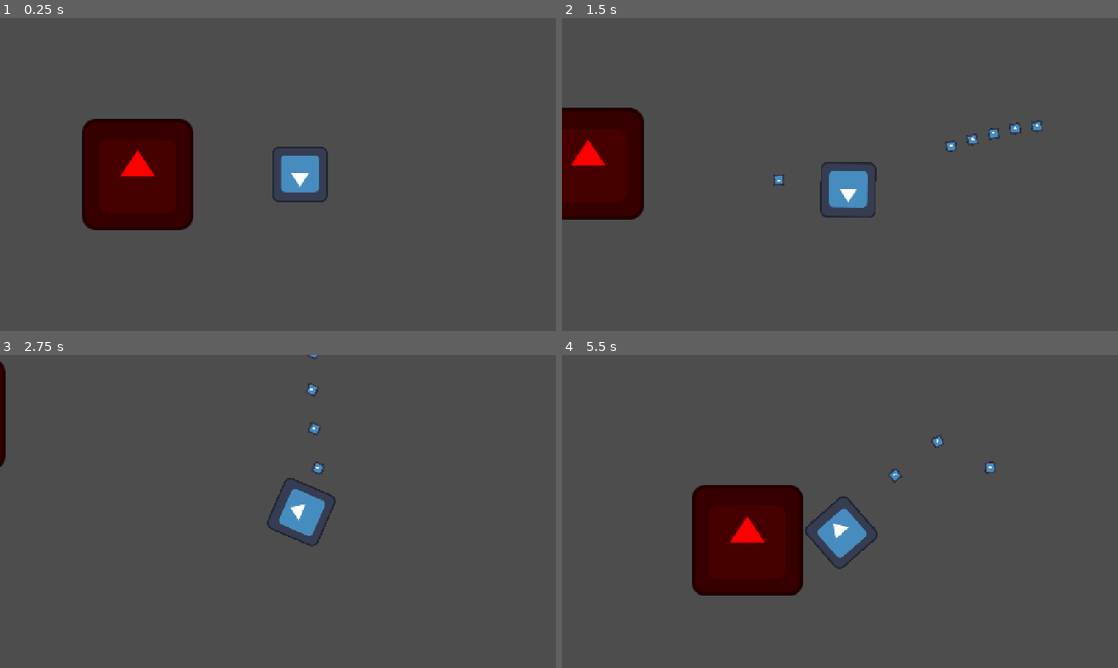
Above: before the commit, frames 1-4 (two rows, left to right).
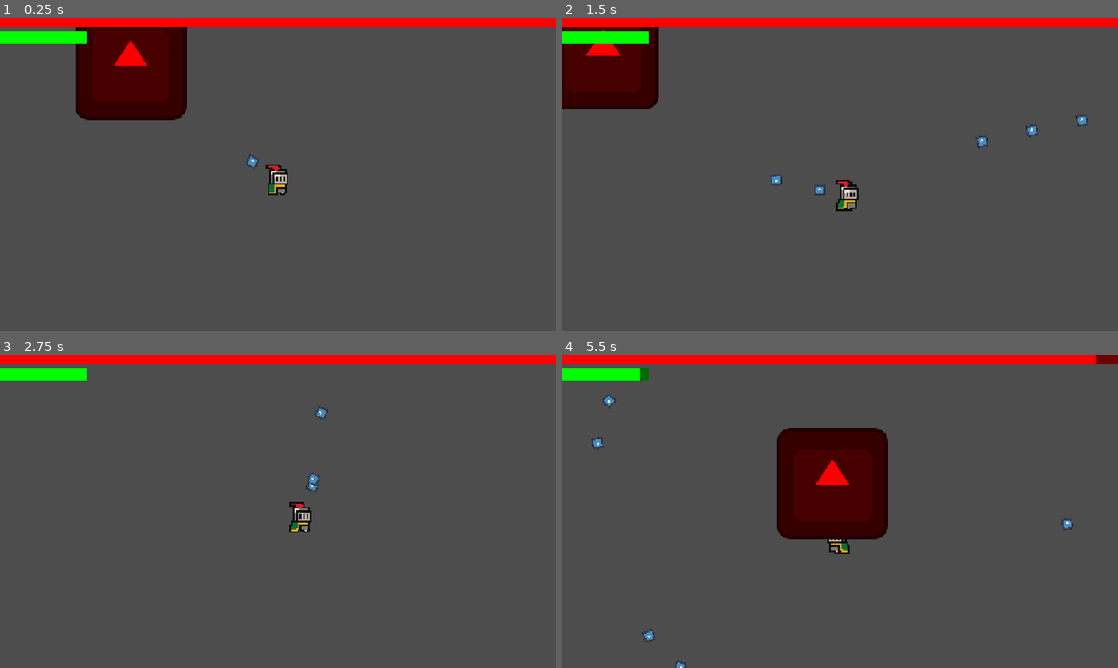
Above: after the commit, the same moments.

Repository: andyhi93/godot-FSM-boss-template
Game: Godot game, scene res://Scenes/Main.tscn
The game is run twice, just before and just after one commit, with the same random seed, the same clock (stepped at 60 frames per second) and the same inputs. The engine's default icon, where the game draws it, is replaced by a stand-in: a white triangle on a blue panel in a dark square.
Inputs (mouse positions are in pixels of both pictures, inside the frame that each line leads up to):
- Up to frame 1 (0.25 s): no input
- Up to frame 2 (1.5 s): move the mouse to (962, 158) at 0.52 s; press the mouse at (962, 158) at 0.53 s; hold D (move_right) 0.53-1.28 s; move the mouse to (728, 190) at 1.27 s; release the mouse at (728, 190) at 1.28 s; hold S (move_down) from 1.28 s (still down); click (728, 190) at 1.35 s
- Up to frame 3 (2.75 s): move the mouse to (333, 442) at 2.02 s; release S (move_down) at 2.03 s; press the mouse at (333, 442) at 2.03 s; hold D (move_right) from 2.03 s (still down)
- Up to frame 4 (5.5 s): move the mouse to (812, 574) at 2.77 s; release D (move_right) at 2.78 s; release the mouse at (812, 574) at 2.78 s; hold W (move_up) 2.78-3.53 s; click (812, 574) at 2.85 s; move the mouse to (1006, 558) at 3.52 s; press the mouse at (1006, 558) at 3.53 s; hold A (move_left) 3.53-5.03 s; move the mouse to (673, 464) at 4.27 s; release the mouse at (673, 464) at 4.28 s; click (673, 464) at 4.35 s; move the mouse to (867, 511) at 5.02 s; press the mouse at (867, 511) at 5.03 s; hold S (move_down) from 5.03 s (still down)

The runs differ from the first frame. In frame 1, 18% of the frame differs, in the area x 0-100%, y 0-68%; in frame 2, 14%; in frame 3, 5.1%; in frame 4, 17%.

Commit message:
HSM & UI

Diff:
--- a/Scenes/Main.tscn
+++ b/Scenes/Main.tscn
@@ -2,11 +2,50 @@
 
 [ext_resource type="PackedScene" uid="uid://c7upmmrk4j7so" path="res://Scenes/boss.tscn" id="1_idj7w"]
 [ext_resource type="PackedScene" uid="uid://cmkpru6ru31cg" path="res://Scenes/player.tscn" id="2_kln2b"]
+[ext_resource type="Script" uid="uid://cdhpo2pyxqdss" path="res://Scripts/UI.gd" id="3_kln2b"]
+
+[sub_resource type="StyleBoxFlat" id="StyleBoxFlat_rgh2o"]
+bg_color = Color(3.2488256e-07, 0.42240003, 6.738305e-07, 1)
+
+[sub_resource type="StyleBoxFlat" id="StyleBoxFlat_pbw6q"]
+bg_color = Color(0, 1, 0, 1)
+
+[sub_resource type="StyleBoxFlat" id="StyleBoxFlat_v1gob"]
+bg_color = Color(0.42961916, 7.70092e-07, 3.6098064e-07, 1)
+
+[sub_resource type="StyleBoxFlat" id="StyleBoxFlat_jw32o"]
+bg_color = Color(1, 0, 0, 1)
 
 [node name="Main" type="Node2D" unique_id=2003695969]
+
+[node name="Player" parent="." unique_id=1932012002 instance=ExtResource("2_kln2b")]
+position = Vector2(715, 356)
 
 [node name="Boss" parent="." unique_id=1474349574 instance=ExtResource("1_idj7w")]
 position = Vector2(376, 103)
 
-[node name="Player" parent="." unique_id=1932012002 instance=ExtResource("2_kln2b")]
-position = Vector2(376, 103)
+[node name="CanvasLayer" type="CanvasLayer" parent="." unique_id=1577881865 node_paths=PackedStringArray("player", "boss")]
+script = ExtResource("3_kln2b")
+player = NodePath("../Player")
+boss = NodePath("../Boss")
+
+[node name="PlayerHealthBar" type="ProgressBar" parent="CanvasLayer" unique_id=954360226]
+offset_top = 30.0
+offset_right = 200.0
+offset_bottom = 60.0
+theme_override_styles/background = SubResource("StyleBoxFlat_rgh2o")
+theme_override_styles/fill = SubResource("StyleBoxFlat_pbw6q")
+max_value = 10.0
+value = 10.0
+show_percentage = false
+
+[node name="BossHealthBar" type="ProgressBar" parent="CanvasLayer" unique_id=271212982]
+custom_minimum_size = Vector2(0, 20)
+anchors_preset = 10
+anchor_right = 1.0
+offset_bottom = 1.0
+grow_horizontal = 2
+theme_override_styles/background = SubResource("StyleBoxFlat_v1gob")
+theme_override_styles/fill = SubResource("StyleBoxFlat_jw32o")
+value = 100.0
+show_percentage = false
--- a/Scenes/boss.tscn
+++ b/Scenes/boss.tscn
@@ -2,13 +2,21 @@
 
 [ext_resource type="Texture2D" uid="uid://dy1oqeyan4vbj" path="res://icon.svg" id="1_0154r"]
 [ext_resource type="Script" uid="uid://cb6te6sbpig3e" path="res://Scripts/Boss/boss.gd" id="1_wwfse"]
+[ext_resource type="Script" uid="uid://b8bw3wd84i1w2" path="res://Scripts/Boss/Shooter.gd" id="3_qtle2"]
 [ext_resource type="Script" uid="uid://duw6eu3lt4g7m" path="res://Scripts/FSM/IdleState.gd" id="4_ukjjc"]
+[ext_resource type="PackedScene" uid="uid://b1ffqx8v7b1dc" path="res://Scenes/bullet.tscn" id="4_yq25j"]
 [ext_resource type="Script" uid="uid://25f4q8q40yat" path="res://Scripts/FSM/DashState.gd" id="5_n725y"]
+[ext_resource type="Script" uid="uid://dv1h1asx1c064" path="res://Scripts/FSM/ShootState.gd" id="7_odcco"]
 
 [sub_resource type="RectangleShape2D" id="RectangleShape2D_wwfse"]
 size = Vector2(250, 250)
 
-[node name="Boss" type="CharacterBody2D" unique_id=1474349574]
+[sub_resource type="CircleShape2D" id="CircleShape2D_qtle2"]
+radius = 150.0
+
+[node name="Boss" type="CharacterBody2D" unique_id=1474349574 groups=["Enemy"]]
+collision_layer = 2
+collision_mask = 0
 script = ExtResource("1_wwfse")
 
 [node name="Sprite2D" type="Sprite2D" parent="." unique_id=1095612588]
@@ -16,10 +24,17 @@
 scale = Vector2(2, 2)
 texture = ExtResource("1_0154r")
 
-[node name="AnimationPlayer" type="AnimationPlayer" parent="." unique_id=481567195]
+[node name="Shooter" type="Marker2D" parent="." unique_id=909482737]
+script = ExtResource("3_qtle2")
+bullet_scene = ExtResource("4_yq25j")
 
 [node name="CollisionShape2D" type="CollisionShape2D" parent="." unique_id=650533861]
 shape = SubResource("RectangleShape2D_wwfse")
+
+[node name="DamageAura" type="Area2D" parent="." unique_id=421544507]
+
+[node name="CollisionShape2D" type="CollisionShape2D" parent="DamageAura" unique_id=1025862457]
+shape = SubResource("CircleShape2D_qtle2")
 
 [node name="States" type="Node2D" parent="." unique_id=658789272]
 
@@ -28,3 +43,8 @@
 
 [node name="Dash" type="Node2D" parent="States" unique_id=197187039]
 script = ExtResource("5_n725y")
+
+[node name="Shoot" type="Node2D" parent="States" unique_id=1472722649]
+script = ExtResource("7_odcco")
+
+[connection signal="body_entered" from="DamageAura" to="." method="_on_damage_aura_body_entered"]
--- a/Scenes/bullet.tscn
+++ b/Scenes/bullet.tscn
@@ -7,7 +7,12 @@
 size = Vector2(25, 25)
 
 [node name="Bullet" type="Area2D" unique_id=1125677783]
+collision_layer = 0
+collision_mask = 3
 script = ExtResource("1_oduel")
+speed = 1000.0
+damage = 1
+lifespan = 10.0
 
 [node name="Sprite2D" type="Sprite2D" parent="." unique_id=627521792]
 scale = Vector2(0.2, 0.2)
--- a/Scenes/player.tscn
+++ b/Scenes/player.tscn
@@ -3,22 +3,198 @@
 [ext_resource type="Script" uid="uid://desdv4yi0fhsf" path="res://Scripts/Player.gd" id="1_cvnsp"]
 [ext_resource type="Texture2D" uid="uid://dy1oqeyan4vbj" path="res://icon.svg" id="1_v0iea"]
 [ext_resource type="PackedScene" uid="uid://b1ffqx8v7b1dc" path="res://Scenes/bullet.tscn" id="2_6t5aa"]
+[ext_resource type="Texture2D" uid="uid://cglihy1a82lpk" path="res://Resources/knight.png" id="3_6t5aa"]
+[ext_resource type="Script" uid="uid://cxvwsfm4deo6f" path="res://Scripts/FSM/CommonState.gd" id="5_fkybt"]
+
+[sub_resource type="AtlasTexture" id="AtlasTexture_3smsa"]
+atlas = ExtResource("3_6t5aa")
+region = Rect2(0, 0, 32, 32)
+
+[sub_resource type="AtlasTexture" id="AtlasTexture_8erm5"]
+atlas = ExtResource("3_6t5aa")
+region = Rect2(32, 0, 32, 32)
+
+[sub_resource type="AtlasTexture" id="AtlasTexture_f1ek2"]
+atlas = ExtResource("3_6t5aa")
+region = Rect2(64, 0, 32, 32)
+
+[sub_resource type="AtlasTexture" id="AtlasTexture_tx1dd"]
+atlas = ExtResource("3_6t5aa")
+region = Rect2(96, 0, 32, 32)
+
+[sub_resource type="AtlasTexture" id="AtlasTexture_gymyn"]
+atlas = ExtResource("3_6t5aa")
+region = Rect2(0, 64, 32, 32)
+
+[sub_resource type="AtlasTexture" id="AtlasTexture_pu2lt"]
+atlas = ExtResource("3_6t5aa")
+region = Rect2(32, 64, 32, 32)
+
+[sub_resource type="AtlasTexture" id="AtlasTexture_ukyrk"]
+atlas = ExtResource("3_6t5aa")
+region = Rect2(64, 64, 32, 32)
+
+[sub_resource type="AtlasTexture" id="AtlasTexture_7dp3o"]
+atlas = ExtResource("3_6t5aa")
+region = Rect2(96, 64, 32, 32)
+
+[sub_resource type="AtlasTexture" id="AtlasTexture_h4iuc"]
+atlas = ExtResource("3_6t5aa")
+region = Rect2(128, 64, 32, 32)
+
+[sub_resource type="AtlasTexture" id="AtlasTexture_fd4e3"]
+atlas = ExtResource("3_6t5aa")
+region = Rect2(160, 64, 32, 32)
+
+[sub_resource type="AtlasTexture" id="AtlasTexture_qqcod"]
+atlas = ExtResource("3_6t5aa")
+region = Rect2(192, 64, 32, 32)
+
+[sub_resource type="AtlasTexture" id="AtlasTexture_igrcy"]
+atlas = ExtResource("3_6t5aa")
+region = Rect2(224, 64, 32, 32)
+
+[sub_resource type="AtlasTexture" id="AtlasTexture_fs7ks"]
+atlas = ExtResource("3_6t5aa")
+region = Rect2(0, 96, 32, 32)
+
+[sub_resource type="AtlasTexture" id="AtlasTexture_l6n3p"]
+atlas = ExtResource("3_6t5aa")
+region = Rect2(32, 96, 32, 32)
+
+[sub_resource type="AtlasTexture" id="AtlasTexture_olqyp"]
+atlas = ExtResource("3_6t5aa")
+region = Rect2(64, 96, 32, 32)
+
+[sub_resource type="AtlasTexture" id="AtlasTexture_wpjfl"]
+atlas = ExtResource("3_6t5aa")
+region = Rect2(96, 96, 32, 32)
+
+[sub_resource type="AtlasTexture" id="AtlasTexture_bi64h"]
+atlas = ExtResource("3_6t5aa")
+region = Rect2(128, 96, 32, 32)
+
+[sub_resource type="AtlasTexture" id="AtlasTexture_2ijsl"]
+atlas = ExtResource("3_6t5aa")
+region = Rect2(160, 96, 32, 32)
+
+[sub_resource type="AtlasTexture" id="AtlasTexture_p1odr"]
+atlas = ExtResource("3_6t5aa")
+region = Rect2(192, 96, 32, 32)
+
+[sub_resource type="AtlasTexture" id="AtlasTexture_0gysh"]
+atlas = ExtResource("3_6t5aa")
+region = Rect2(224, 96, 32, 32)
+
+[sub_resource type="SpriteFrames" id="SpriteFrames_vfarp"]
+animations = [{
+"frames": [{
+"duration": 1.0,
+"texture": SubResource("AtlasTexture_3smsa")
+}, {
+"duration": 1.0,
+"texture": SubResource("AtlasTexture_8erm5")
+}, {
+"duration": 1.0,
+"texture": SubResource("AtlasTexture_f1ek2")
+}, {
+"duration": 1.0,
+"texture": SubResource("AtlasTexture_tx1dd")
+}],
+"loop": true,
+"name": &"idle",
+"speed": 7.0
+}, {
+"frames": [{
+"duration": 1.0,
+"texture": SubResource("AtlasTexture_gymyn")
+}, {
+"duration": 1.0,
+"texture": SubResource("AtlasTexture_pu2lt")
+}, {
+"duration": 1.0,
+"texture": SubResource("AtlasTexture_ukyrk")
+}, {
+"duration": 1.0,
+"texture": SubResource("AtlasTexture_7dp3o")
+}, {
+"duration": 1.0,
+"texture": SubResource("AtlasTexture_h4iuc")
+}, {
+"duration": 1.0,
+"texture": SubResource("AtlasTexture_fd4e3")
+}, {
+"duration": 1.0,
+"texture": SubResource("AtlasTexture_qqcod")
+}, {
+"duration": 1.0,
+"texture": SubResource("AtlasTexture_igrcy")
+}, {
+"duration": 1.0,
+"texture": SubResource("AtlasTexture_fs7ks")
+}, {
+"duration": 1.0,
+"texture": SubResource("AtlasTexture_l6n3p")
+}, {
+"duration": 1.0,
+"texture": SubResource("AtlasTexture_olqyp")
+}, {
+"duration": 1.0,
+"texture": SubResource("AtlasTexture_wpjfl")
+}, {
+"duration": 1.0,
+"texture": SubResource("AtlasTexture_bi64h")
+}, {
+"duration": 1.0,
+"texture": SubResource("AtlasTexture_2ijsl")
+}, {
+"duration": 1.0,
+"texture": SubResource("AtlasTexture_p1odr")
+}, {
+"duration": 1.0,
+"texture": SubResource("AtlasTexture_0gysh")
+}],
+"loop": true,
+"name": &"walk",
+"speed": 8.0
+}]
 
 [sub_resource type="RectangleShape2D" id="RectangleShape2D_cvnsp"]
 size = Vector2(130, 130)
 
 [node name="Player" type="CharacterBody2D" unique_id=1932012002 groups=["Player"]]
+collision_mask = 0
 script = ExtResource("1_cvnsp")
 bullet_scene = ExtResource("2_6t5aa")
 
-[node name="Sprite2D" type="Sprite2D" parent="." unique_id=1334848749]
-texture = ExtResource("1_v0iea")
+[node name="AnimatedSprite2D" type="AnimatedSprite2D" parent="." unique_id=1641500265]
+scale = Vector2(4, 4)
+sprite_frames = SubResource("SpriteFrames_vfarp")
+animation = &"walk"
+frame_progress = 0.3561302
+
+[node name="Camera2D" type="Camera2D" parent="." unique_id=1502965530]
+position_smoothing_enabled = true
 
 [node name="CollisionShape2D" type="CollisionShape2D" parent="." unique_id=980795682]
 shape = SubResource("RectangleShape2D_cvnsp")
 
-[node name="Muzzle" type="Marker2D" parent="." unique_id=1867277511]
-position = Vector2(100, 0)
-
-[node name="Camera2D" type="Camera2D" parent="." unique_id=1502965530]
-position_smoothing_enabled = true
+[node name="WeaponPivot" type="Node2D" parent="." unique_id=140887226]
+
+[node name="GunSprite" type="Sprite2D" parent="WeaponPivot" unique_id=345861902]
+position = Vector2(65.99999, 0)
+scale = Vector2(0.2, 0.2)
+texture = ExtResource("1_v0iea")
+
+[node name="Muzzle" type="Marker2D" parent="WeaponPivot/GunSprite" unique_id=1867277511]
+scale = Vector2(4.9999995, 4.9999995)
+
+[node name="States" type="Node2D" parent="." unique_id=2010265647]
+
+[node name="Idle" type="Node2D" parent="States" unique_id=364501291]
+script = ExtResource("5_fkybt")
+anim_name = "idle"
+
+[node name="Walk" type="Node2D" parent="States" unique_id=2123025931]
+script = ExtResource("5_fkybt")
+anim_name = "walk"
--- /dev/null
+++ b/Scripts/Boss/Shooter.gd
@@ -0,0 +1,25 @@
+extends Marker2D
+class_name Shooter
+
+# 讓學生可以直接在 Inspector 拖曳子彈場景進來
+@export var bullet_scene: PackedScene
+
+# 招式：全方位圓形彈幕 (Ring of Death)
+func fire_ring(bullet_count: int, bullet_speed: float):
+	if bullet_scene == null: return
+	var angle_step = TAU / bullet_count
+
+	for i in range(bullet_count):
+		var bullet = bullet_scene.instantiate()
+		get_tree().root.add_child(bullet)
+		bullet.global_position = global_position
+		bullet.rotation = i * angle_step
+		bullet.speed = bullet_speed
+
+		if i % 2 == 0:
+			bullet.curve_speed = 0.5
+		else:
+			bullet.curve_speed = -0.5
+
+		# Boss 射出的子彈，目標設定為打玩家
+		bullet.target_group = "Player"
--- a/Scripts/Boss/boss.gd
+++ b/Scripts/Boss/boss.gd
@@ -4,39 +4,81 @@
 
 @onready var idle_state: State = $States/Idle
 @onready var dash_state: State = $States/Dash
+@onready var shoot_state: State = $States/Shoot
+
+@onready var shooter: Shooter = $Shooter
 
 var player: Node2D
 var dash_direction: Vector2 = Vector2.ZERO
 
 func init_behavior():
 	player = get_tree().get_first_node_in_group("Player")
+
+	# 💡 防呆報錯：檢查節點是否有掛好
+	if idle_state == null:
+		push_error("🚨 嚴重錯誤：Boss 找不到 Idle 狀態節點！")
+		return
+
 	set_state(idle_state)
 
-# 大腦決策：切換狀態
+func _physics_process(delta):
+	if is_dead: return
+
+	# --- 🏃 肉體執行區：根據當前狀態，決定物理速度 ---
+	if state == idle_state or state == shoot_state:
+		velocity = Vector2.ZERO # 發呆跟射擊時，停在原地
+
+	elif state == dash_state:
+		# 讀取 DashState 的計時器來決定行為
+		if state.time < 1.0:
+			velocity = Vector2.ZERO # 蓄力前搖 1 秒
+		else:
+			velocity = dash_direction * 800.0 # 衝刺！
+
+	super._physics_process(delta)
+
+# --- 🧠 大腦決策區：集中管理所有狀態切換 ---
 func select_state():
+	# 防禦性程式設計
+	if idle_state == null or dash_state == null or shoot_state == null:
+		return
+
 	if state == idle_state:
-		# 準備換 Dash，先算好方向
+		# 1. 發呆結束 -> 準備衝撞，先算好方向再切換
 		if player:
 			dash_direction = (player.global_position - global_position).normalized()
 		else:
 			dash_direction = Vector2.RIGHT
 		set_state(dash_state)
+		print("👹 Boss 決策 -> 鎖定玩家衝撞 (Dash)")
 
 	elif state == dash_state:
+		# 2. 衝撞結束 -> 切換到全方位射擊
+		set_state(shoot_state)
+		print("👹 Boss 決策 -> 開始全方位射擊 (Shoot)")
+
+	elif state == shoot_state:
+		# 3. 射擊結束 -> 回到發呆
 		set_state(idle_state)
+		print("👹 Boss 決策 -> 休息發呆 (Idle)")
 
-# 大腦執行：控制物理與速度
-func _physics_process(delta):
-	# 這裡一樣會執行 state 的邏輯跟 move_and_slide
-	super._physics_process(delta)
-	if is_dead: return
+# --- 🔫 提供給 ShootState 呼叫的武器開火指令 ---
+func execute_ring_attack():
+	if shooter:
+		shooter.fire_ring(12, 400.0)
+	else:
+		push_warning("⚠️ Boss 嘗試開火，但找不到 Shooter 節點！")
 
-	if state == idle_state:
-		velocity = Vector2.ZERO # 發呆時停住
 
-	elif state == dash_state:
-		# 利用 state 內建的 time 來決定物理行為
-		if state.time < 1.0:
-			velocity = Vector2.ZERO # 蓄力前搖 (停住)
-		else:
-			velocity = dash_direction * 800.0 # 衝刺！
+# 當有實體(body)撞進 Boss 的傷害光環時觸發
+func _on_damage_aura_body_entered(body: Node2D) -> void:
+	# 檢查撞進來的是不是玩家
+	if body.is_in_group("Player"):
+		# 檢查玩家身上有沒有受傷的函式
+		if body.has_method("take_damage"):
+			body.take_damage(10) # 衝撞傷害，一次扣 20 滴血！
+			print("💥 Boss 撞擊！玩家受到 10 點傷害！")
+func die():
+	super.die()
+	print("💀 Boss死亡！")
+	queue_free()
--- a/Scripts/FSM/CommonState.gd
+++ b/Scripts/FSM/CommonState.gd
@@ -7,12 +7,11 @@
 
 func enter():
 	super.enter()
-	# 如果有綁定動畫，就播放
 	if core.animator and anim_name != "":
 		core.animator.play(anim_name)
 
-		# 如果是不循環動畫，我們綁定「動畫結束」訊號 (對應 normalizedTime >= 1)
 		if not is_cycle:
+			# 連接 AnimatedSprite2D 的訊號
 			if not core.animator.animation_finished.is_connected(_on_anim_finished):
 				core.animator.animation_finished.connect(_on_anim_finished)
 	else:
@@ -20,13 +19,14 @@
 
 func do_update(_delta: float):
 	if is_cycle:
-		is_complete = true # 循環動畫隨時可被中斷
+		is_complete = true
 
 func exit():
 	super.exit()
 	if core.animator and core.animator.animation_finished.is_connected(_on_anim_finished):
 		core.animator.animation_finished.disconnect(_on_anim_finished)
 
-func _on_anim_finished(anim: String):
-	if anim == anim_name and not is_cycle:
+# 關鍵修改：AnimatedSprite2D 的訊號沒有 (anim: String) 參數！
+func _on_anim_finished():
+	if not is_cycle:
 		is_complete = true
--- a/Scripts/FSM/Core.gd
+++ b/Scripts/FSM/Core.gd
@@ -5,9 +5,10 @@
 @export var max_hp: int = 100
 var current_hp: int
 var is_dead: bool = false
+var is_invincible: bool = false
 
 @onready var rb: CharacterBody2D = self
-@onready var animator: AnimationPlayer = $AnimationPlayer
+@onready var animator: AnimatedSprite2D = get_node_or_null("AnimatedSprite2D")
 
 var machine: StateMachine
 var state: State:
@@ -51,7 +52,7 @@
 
 # --- 戰鬥基礎 ---
 func take_damage(damage: int):
-	if is_dead: return
+	if is_dead or is_invincible: return
 	current_hp = clampi(current_hp - damage, 0, max_hp)
 	if current_hp <= 0:
 		die()
--- /dev/null
+++ b/Scripts/FSM/ShootState.gd
@@ -0,0 +1,20 @@
+# res://Scripts/Boss/ShootState.gd
+extends State
+
+var has_fired: bool = false
+
+func enter():
+	super.enter()
+	has_fired = false # 每次進入狀態時重置開火標記
+
+func fixed_do(_delta: float):
+	# 節奏設計：蓄力 0.5 秒後瞬間開火
+	if time > 0.5 and not has_fired:
+		# 呼叫大腦去扣扳機
+		if core.has_method("execute_ring_attack"):
+			core.execute_ring_attack()
+		has_fired = true
+
+	# 節奏設計：開火後維持帥氣姿勢 1 秒鐘，然後標記動作結束 (0.5 + 1.0 = 1.5)
+	if time > 1.5:
+		is_complete = true
--- a/Scripts/Player.gd
+++ b/Scripts/Player.gd
@@ -1,48 +1,130 @@
-extends CharacterBody2D
+extends Core
+class_name Player
 
 @export var bullet_scene: PackedScene
-
 @export var move_speed: float = 300.0
-@export var fire_rate: float = 0.15  # 射擊間隔 (秒)，越小射越快
+@export var fire_rate: float = 0.15
 
 var fire_timer: float = 0.0
 
-# 抓取槍口節點，Godot 4 的神級語法 @onready
-@onready var muzzle = $Muzzle
+@onready var weapon_pivot = $WeaponPivot
+@onready var gun_sprite = $WeaponPivot/GunSprite
+@onready var muzzle = $WeaponPivot/GunSprite/Muzzle
+
+# 抓取狀態積木 (確保節點名稱是小寫的 idle 和 walk)
+@onready var idle_state = $States/Idle
+@onready var walk_state = $States/Walk
+
+func init_behavior():
+	# 💡 防呆報錯 1：檢查狀態節點有沒有掛對
+	if idle_state == null:
+		push_error("🚨 嚴重錯誤：找不到 idle 狀態節點！請檢查 States 底下是否有叫 'idle' 的節點。")
+		return
+
+	set_state(idle_state)
 
 func _process(delta):
-	# 1. 讓角色永遠面向滑鼠游標的位置 (這對後續做動畫很有幫助)
-	look_at(get_global_mouse_position())
+	if is_dead: return
 
-	# 2. 射擊計時器 (計算冷卻時間)
+	# 💡 防呆報錯 2：檢查武器節點是否健在
+	if weapon_pivot and gun_sprite:
+		var mouse_pos = get_global_mouse_position()
+		weapon_pivot.look_at(mouse_pos)
+		gun_sprite.flip_v = mouse_pos.x < weapon_pivot.global_position.x
+	else:
+		push_warning("⚠️ 警告：找不到武器節點 (WeaponPivot 或 GunSprite)，請檢查節點結構！")
+
 	fire_timer -= delta
-
-	# 3. 如果「按住」左鍵，且冷卻完畢，就發射子彈
 	if Input.is_action_pressed("shoot") and fire_timer <= 0.0:
 		shoot()
 
-func _physics_process(_delta):
-	# Godot 4 超好用的神級語法，自動處理 WASD 八方向並正規化 (Normalize)
-	# 第一個參數是左，第二個是右，第三是上，第四是下
+func _physics_process(delta):
+	if is_dead: return
+
 	var direction = Input.get_vector("move_left", "move_right", "move_up", "move_down")
+	velocity = direction * move_speed
 
-	velocity = direction * move_speed
-	move_and_slide() # Godot 內建的移動與碰撞處理函式
+	# 肉體翻轉邏輯 (單純的視覺表現，留在這裡)
+	if animator and direction.x != 0:
+		animator.flip_h = direction.x < 0
+
+	# 🧠 呼叫大腦決策：玩家是「輸入驅動」，所以我們每一幀都讓大腦思考一次
+	select_state()
+
+	super._physics_process(delta)
+
+# --- 🧠 大腦決策區：集中管理所有狀態切換 ---
+func select_state():
+	# 防禦性程式設計：如果狀態抓不到，直接放棄思考避免遊戲當機
+	if idle_state == null or walk_state == null:
+		return
+
+	var is_moving = velocity != Vector2.ZERO
+
+	if is_moving:
+		# 如果正在移動，且目前不是 walk 狀態，就切換過去
+		if state != walk_state:
+			set_state(walk_state)
+			print("🏃 玩家切換狀態 -> Walk") # 幫助學員在 Console 看清狀態流動
+	else:
+		# 如果沒有移動，且目前不是 idle 狀態，就切換過去
+		if state != idle_state:
+			set_state(idle_state)
+			print("🧍 玩家切換狀態 -> Idle")
 
 func shoot():
-	fire_timer = fire_rate # 重置冷卻時間
-
-	# 防呆：如果還沒掛載子彈場景，就先不要執行
+	# 💡 防呆報錯 3：新手最常忘記把子彈場景拖曳到 Inspector！
 	if bullet_scene == null:
-		print("還沒放子彈進來喔！")
+		push_error("🚨 錯誤：玩家沒有裝備子彈！請點擊 Player 節點，去右邊 Inspector 把 Bullet Scene 拖進去。")
 		return
 
-	# 生成子彈實體
+	fire_timer = fire_rate
 	var bullet = bullet_scene.instantiate()
-
-	# 把子彈加到目前的遊戲世界裡 (get_tree().root 確保子彈不會跟著玩家一起移動)
 	get_tree().root.add_child(bullet)
 
-	# 將子彈的位置和旋轉角度，設定得跟「槍口 (Muzzle)」一模一樣
-	bullet.global_position = muzzle.global_position
-	bullet.global_rotation = muzzle.global_rotation
+	# 💡 防呆報錯 4：槍口節點遺失
+	if muzzle:
+		bullet.global_position = muzzle.global_position
+		bullet.global_rotation = muzzle.global_rotation
+	else:
+		push_error("🚨 錯誤：找不到發射槍口 (Muzzle) 節點！")
+
+	bullet.target_group = "Enemy"
+
+func die():
+	super.die()
+	print("💀 玩家死亡！")
+	queue_free()
+
+func take_damage(damage: int):
+	# 1. 檢查是否已經死亡或處於無敵狀態
+	if is_dead or is_invincible: return
+
+	# 2. 呼叫老爸 (Core) 的扣血邏輯
+	super.take_damage(damage)
+
+	# 3. 如果被打完還活著，就開啟無敵星星！
+	if not is_dead:
+		trigger_invincibility(1.5) # 給予 1.5 秒無敵時間
+
+func trigger_invincibility(duration: float):
+	is_invincible = true
+
+	# 🌟 魔法指令：使用 Tween 製作程式碼動畫
+	var tween = create_tween()
+
+	# 設定迴圈次數 (例如 1.5 秒 * 10 = 閃爍 15 次)
+	tween.set_loops(int(duration * 10))
+
+	if animator:
+		# 讓透明度 (alpha) 在 0.2 和 1.0 之間來回切換，每次 0.05 秒
+		tween.tween_property(animator, "modulate:a", 0.2, 0.05)
+		tween.tween_property(animator, "modulate:a", 1.0, 0.05)
+
+	# 等待無敵時間結束
+	await get_tree().create_timer(duration).timeout
+
+	# 解除無敵，並確保透明度恢復 100% 正常
+	is_invincible = false
+	if animator:
+		animator.modulate.a = 1.0
--- /dev/null
+++ b/Scripts/UI.gd
@@ -0,0 +1,23 @@
+extends CanvasLayer
+
+# 開放給編輯器拖曳，用來綁定場景上的實體
+@export var player: Core
+@export var boss: Core
+
+@onready var player_hp_bar = $PlayerHealthBar
+@onready var boss_hp_bar = $BossHealthBar
+
+func _process(_delta):
+	# 更新玩家血條
+	if player:
+		player_hp_bar.max_value = player.max_hp
+		player_hp_bar.value = player.current_hp
+	else:
+		player_hp_bar.value = 0 # 玩家死亡時血條歸零
+
+	# 更新 Boss 血條
+	if boss:
+		boss_hp_bar.max_value = boss.max_hp
+		boss_hp_bar.value = boss.current_hp
+	else:
+		boss_hp_bar.value = 0 # Boss 死亡時血條歸零
--- a/Scripts/bullet.gd
+++ b/Scripts/bullet.gd
@@ -1,27 +1,33 @@
 extends Area2D
 
 @export var speed: float = 600.0
+@export var damage: int = 10
+@export var target_group: String = "Enemy"
+
+# 開放給學員自定義的參數
+@export var lifespan: float = 2.0     # 新增：子彈存活時間
+@export var curve_speed: float = 0.0  # 弧線轉向速度
+@export var wobble_amp: float = 0.0   # S 型蛇行的幅度
+@export var wobble_freq: float = 10.0 # S 型蛇行的頻率
+
+var alive_time: float = 0.0
 
 func _ready():
-	# 防呆與效能優化：子彈如果飛到畫面外永遠不消失，電腦會當機。
-	# 這行的意思是：等 2 秒後，自動把自己刪除。
-	await get_tree().create_timer(2.0).timeout
-	queue_free() # queue_free() 是 Godot 裡「刪除節點」的神級指令
+	# 使用開放出來的 lifespan 變數來決定壽命
+	await get_tree().create_timer(lifespan).timeout
+	queue_free()
 
 func _physics_process(delta):
-	# 在 Godot 的 2D 世界裡，預設的「前方」就是「右邊」(Vector2.RIGHT)
-	# 我們根據子彈目前的旋轉角度(rotation)，算出它真正面向的方向
-	var direction = Vector2.RIGHT.rotated(rotation)
+	alive_time += delta
+	rotation += curve_speed * delta
 
-	# 讓子彈朝著那個方向等速往前飛
-	position += direction * speed * delta
+	var forward_dir = Vector2.RIGHT.rotated(rotation)
+	var wobble_offset = forward_dir.rotated(PI/2) * sin(alive_time * wobble_freq) * wobble_amp
 
+	position += (forward_dir * speed + wobble_offset) * delta
 
 func _on_body_entered(body: Node2D) -> void:
-	# 防呆檢查：我們撞到的東西，是 Boss 嗎？
-	if body is Boss:
-		# 呼叫我們剛剛在 Boss 身上寫的扣血功能，假設一顆子彈扣 10 滴血
-		body.take_damage(1)
-
-		# 子彈打到人之後，自己也要毀滅
-		queue_free()
+	if body.is_in_group(target_group):
+		if body.has_method("take_damage"):
+			body.take_damage(damage)
+			queue_free()
--- a/project.godot
+++ b/project.godot
@@ -24,6 +24,7 @@
 [global_group]
 
 Player=""
+Enemy=""
 
 [input]
 
@@ -59,6 +60,7 @@
 
 [rendering]
 
+textures/canvas_textures/default_texture_filter=0
 rendering_device/driver.windows="d3d12"
 renderer/rendering_method="gl_compatibility"
 renderer/rendering_method.mobile="gl_compatibility"
Binary file added: Resources/knight.png
Not shown, added: Resources/knight.png.import
Not shown, added: Scripts/Boss/Shooter.gd.uid
Not shown, added: Scripts/FSM/ShootState.gd.uid
Not shown, added: Scripts/UI.gd.uid
